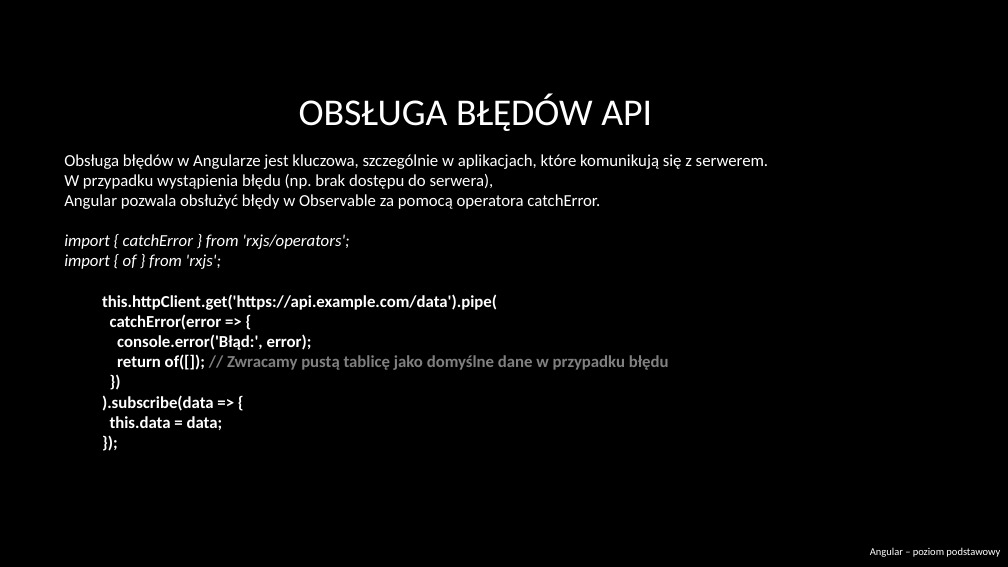
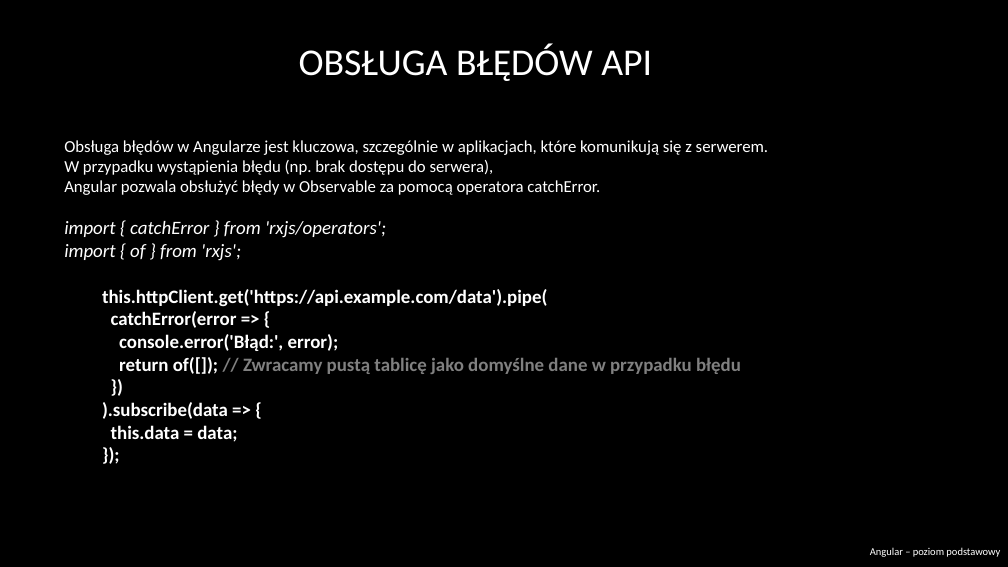
Before and after one commit to RafalSzczuka/angular-course-pfr, a slide deck: slide 70 of prezentacja/Angular beginner.pptx (slide 74 before the commit). Drawn at 1008x567 pixels with LibreOffice and Linux fonts; fonts in the diff are those of the drawing; background and template pictures are left out. Boxes give left, top, right and bottom in pixels: in the first picture for what was removed or moved away, otherwise in the second. Text is boxed around its words. In the diff, an @@ line names an element or a change of style, - is before the commit and + after.

```diff
--- a/prezentacja/Angular beginner.pptx
+++ b/prezentacja/Angular beginner.pptx
@@ title "OBSŁUGA BŁĘDÓW API": place and size @@
-title "OBSŁUGA BŁĘDÓW API" at (299, 94, 652, 131)
+title "OBSŁUGA BŁĘDÓW API" at (299, 43, 652, 81)
@@ text "Obsługa błędów w Angularze jest ...": place and size @@
-text "Obsługa błędów w Angularze jest ..." at (64, 154, 768, 430)
+text "Obsługa błędów w Angularze jest ..." at (64, 140, 768, 442)
@@ text at (64, 221, 741, 442): size 16 to 18 pt in "import { catchError } from 'rxjs/operators';", "import { of } from 'rxjs';", "this.httpClient.get('https://api.example.com/data').pipe(", "catchError(error => {" and 6 more places @@
```
Also in this commit, not shown: 22 other slides changed, 2 slides added, 5 slides removed.
